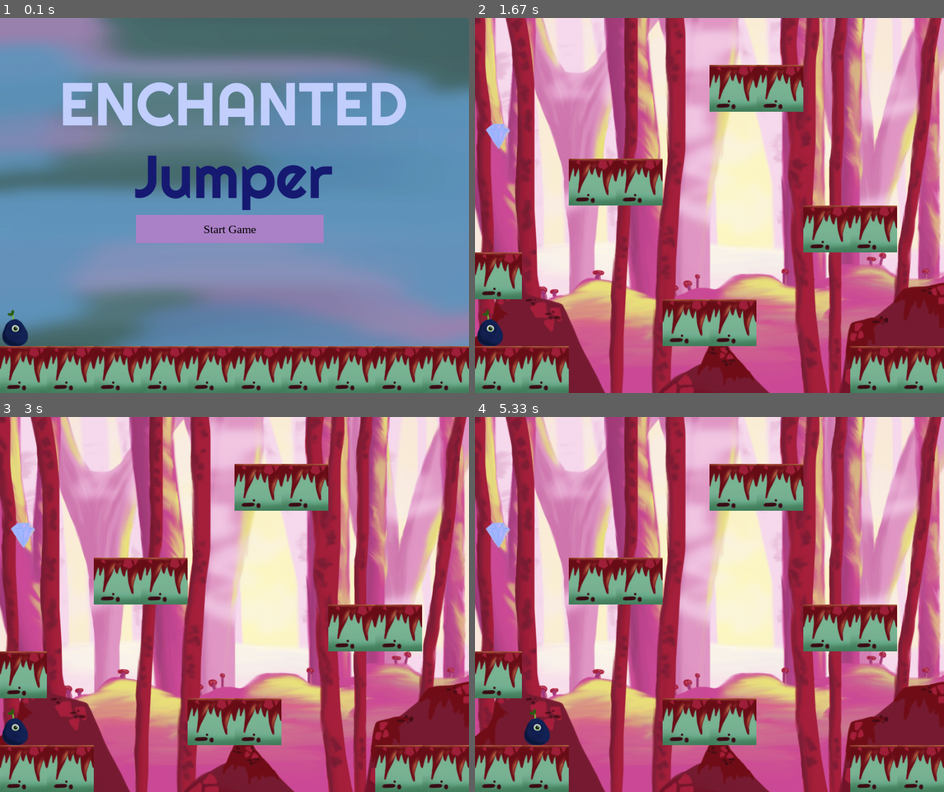
Above: before the commit, frames 1-4 (two rows, left to right).
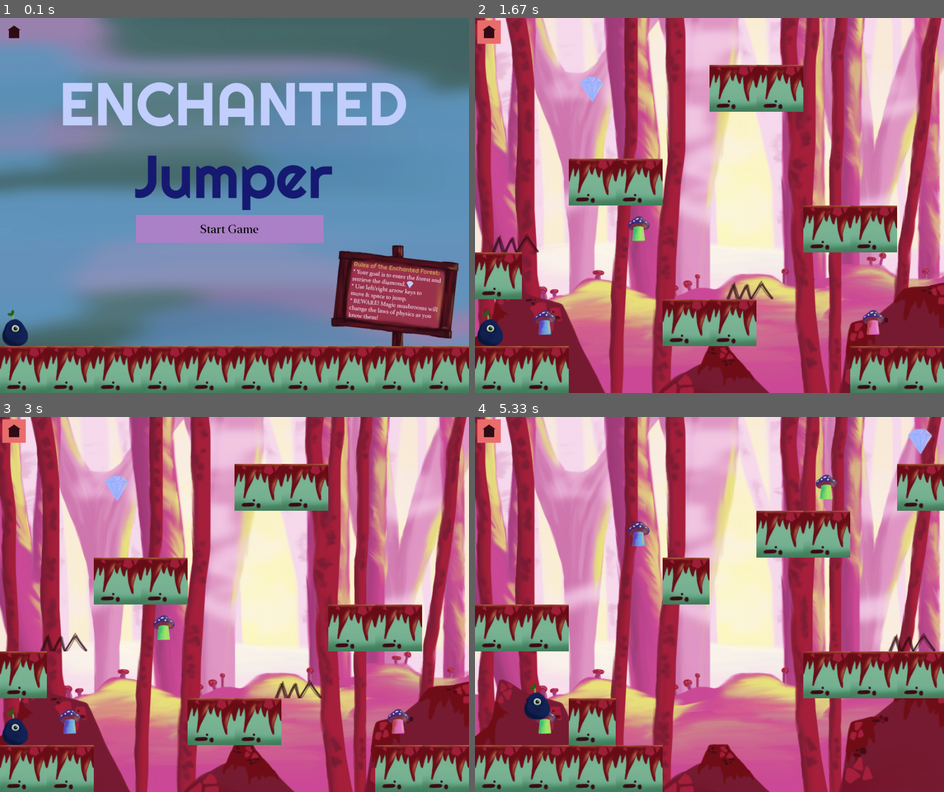
Above: after the commit, the same moments.

Repository: saripagurek/Enchanted-Jumper-Game
Game: pygame game, started from Pygame.py
Same seed, same stepped clock (60 frames per second), same inputs: the game is played once before the commit and once after it.
Inputs (mouse positions are in pixels of both pictures, inside the frame that each line leads up to):
- Up to frame 1 (0.1 s): no input
- Up to frame 2 (1.67 s): tap Space at 0.33, 1.33 s; click "Start Game" at 0.72 s; click "Level Two" at 1.05 s
- Up to frame 3 (3 s): hold Right 1.67-2.13 s; hold Left 2.17-2.63 s
- Up to frame 4 (5.33 s): click (489, 432) at 3.28 s; click (704, 627) at 3.62 s, where only the run after the commit has a clickable "Start Game"; click (709, 563) at 3.95 s, where only the run after the commit has a clickable "Level One"; tap Space at 4.23 s; hold Right from 5 s (still down)

The runs differ from the first frame. In frame 1, 5.5% of the frame differs, in the area x 1-98%, y 1-88%; in frame 2, 1.7%; in frame 3, 1.7%; in frame 4, 30%, in the area x 0-100%, y 0-100%.

Commit message:
gravity/reverse gravity

Diff:
--- a/Pygame.py
+++ b/Pygame.py
@@ -6,6 +6,8 @@
 
 #Set Up
 pygame.init()
+clock = pygame.time.Clock()
+fps = 60
 screenwidth = 1000
 screenheight = 800
 screen=pygame.display.set_mode((screenwidth, screenheight))
@@ -18,32 +20,23 @@
 y = 623 #screenheight - tile_size - player.width
 move_x = 5
 tile_size = 100
-win = 0
-
 
 #Load sprites
 background_one = pygame.image.load("data/background_CURVE2.png")
-home = pygame.image.load("data/home1.png")
+home = pygame.image.load("data/homeFinal1.png")
 menu = pygame.image.load("data/levels1.png")
 lose = pygame.image.load("data/lose1.png")
+win = pygame.image.load("data/win.png")
 
 block_img = pygame.image.load("data/grass_CURVE.png")
 diamond_img = pygame.image.load("data/diamond5.png")
-
-#Functions
-def fail():
-    player.rect.x = 5
-    player.rect.y = 1000
-    screen.blit(lose, (0,0))
-    #menu_button.draw(screen)
-
-def win():
-    pygame.time.wait(300)
-    player.rect.x = 5
-    player.rect.y = 1000
-    screen.blit(lose, (0,0))
-    #menu_button.draw(screen)
-
+shroom1 = pygame.image.load("data/shroom1A.png")
+shroom2 = pygame.image.load("data/shroom2.png")
+shroom3 = pygame.image.load("data/shroom3.png")
+homeButton = pygame.image.load("data/homeButton.png")
+spike = pygame.image.load("data/spike.png")
+
+#Classes
 class Button():
     def __init__(self, color, hover_color, x, y, width, height, text, clicked):
         self.color = color
@@ -55,16 +48,11 @@
         self.default_color = color
         self.hover_color = hover_color
         self.clicked = clicked
-        #self.button_list
-
-        #for button in button_list:
-            #button = (img, img_rect) #store image and image rectangle in variable
-            #self.tile_list.append(button) #Add variable^ to list
 
     def draw(self, screen):
         pygame.draw.rect(screen, self.color, (self.x, self.y, self.width, self.height), 0)
         if self.text != '':
-            font = pygame.font.SysFont('timesnewroman', 25)
+            font = pygame.font.Font("data/NewYork.ttf", 25)
             text = font.render(self.text, 1, (0, 0, 0))
             screen.blit(text, (self.x + (self.width/2 - text.get_width()/2), self.y + (self.height/2 - text.get_height()/2)))
 
@@ -85,6 +73,7 @@
         self.height = self.image.get_height()
         self.move_y = 0
         self.jumped = False
+        self.gravity = 0
 
     def update(self):
         #change delta x/y with arrow keys
@@ -103,10 +92,31 @@
             dx += move_x
 
         #gravity
-        self.move_y += 1
-        if self.move_y > 10:
-            self.move_y = 10
-        dy += self.move_y
+        if self.gravity == 0:
+            self.move_y += 1
+            if self.move_y > 10:
+                self.move_y = 10
+            dy += self.move_y
+        elif self.gravity == 1:
+            self.move_y += 1
+            if self.move_y > 10:
+                self.move_y = 10
+            dy -= self.move_y
+
+            #diamond collision
+        if pygame.sprite.spritecollide(self, state.level.diamond_group, False):
+            state.level = winScreen()
+
+        if pygame.sprite.spritecollide(self, state.level.spike_group, False):
+            state.level = fail()
+
+        #mushrooms
+        if pygame.sprite.spritecollide(self, state.level.shroom1_group, False):
+            self.gravity = 1
+        if pygame.sprite.spritecollide(self, state.level.shroom2_group, False):
+            self.gravity = 0
+        if pygame.sprite.spritecollide(self, state.level.shroom3_group, False):
+            self.gravity = 0
 
         #player collision
         for tile in state.level.tile_list:
@@ -115,17 +125,16 @@
                     dx = 0
             #y collision
             if tile[1].colliderect(self.rect.x, self.rect.y + dy, self.width, self.height):
-                #if collision above (jumping)
-                if self.move_y < 0:
+                player_center = (self.rect.top + self.rect.bottom) / 2
+                block_center = (tile[1].top + tile[1].bottom) / 2
+
+                if player_center > block_center: #player is below block
                     dy = tile[1].bottom - self.rect.top
-                    self.move_y = 0 #don't stick to bottom of blocks
-                #if collision below (falling)
-                elif self.move_y > 0:
+                    self.move_y = 0
+
+                if player_center < block_center:# player is above block
                     dy = tile[1].top - self.rect.bottom
                     self.move_y = 0
-        #diamond collision
-        if pygame.sprite.spritecollide(self, state.level.diamond_group, False):
-            win()
 
         #update player location
         self.rect.x += dx
@@ -133,11 +142,14 @@
 
         #falling off screen
         if self.rect.bottom > screenheight:
-            fail()
+            state.level = fail()
+            print('bottom')
+        if self.rect.top < -100:
+            state.level = fail()
+            print('top')
 
         #draw Player
         screen.blit(self.image, self.rect)#draw player on screen
-        #pygame.draw.rect(screen, (255, 0, 0), self.rect, 2)
 
 class Level():
     def __init__(self, data, image, buttons):
@@ -146,6 +158,10 @@
         self.tile_list = []
         self.buttons = buttons
         self.diamond_group = pygame.sprite.Group()
+        self.shroom1_group = pygame.sprite.Group()
+        self.shroom2_group = pygame.sprite.Group()
+        self.shroom3_group = pygame.sprite.Group()
+        self.spike_group = pygame.sprite.Group()
 
         rowNum = 0 #Count which row
         for row in data:
@@ -158,20 +174,38 @@
                      img_rect.y = rowNum * tile_size
                      tile = (img, img_rect, type) #store image and image rectangle in variable
                      self.tile_list.append(tile) #Add variable^ to list
-                if tile == 2: #for each 1 in level_data, load block img
+                if tile == 2: #for each 1 in level_data, load diamond img
                      diamond = Diamond(columnNum * tile_size, rowNum * tile_size)
                      self.diamond_group.add(diamond)
+                if tile == 3: #for each 1 in level_data, load green mushroom img
+                     shroom1 = Shroom1(columnNum * tile_size, rowNum * tile_size)
+                     self.shroom1_group.add(shroom1)
+                if tile == 4: #for each 1 in level_data, load blue mushroom img
+                     shroom2 = Shroom2(columnNum * tile_size, rowNum * tile_size)
+                     self.shroom2_group.add(shroom2)
+                if tile == 5: #for each 1 in level_data, load pink mushroom img
+                     shroom3 = Shroom3(columnNum * tile_size, rowNum * tile_size)
+                     self.shroom3_group.add(shroom3)
+                if tile == 6: #for each 1 in level_data, load spike img
+                     spike = Spike(columnNum * tile_size, rowNum * tile_size)
+                     self.spike_group.add(spike)
                 columnNum += 1 #increase row & column by one (loop)
             rowNum += 1
     def draw(self):
         screen.blit(self.image, (0,0))
         self.diamond_group.draw(screen)
+        self.shroom1_group.draw(screen)
+        self.shroom2_group.draw(screen)
+        self.shroom3_group.draw(screen)
+
+        self.spike_group.update()
+        self.spike_group.draw(screen)
+
         for button in self.buttons:
             button.draw(screen)
 
         for tile in self.tile_list:
             screen.blit(tile[0], tile[1])
-            #pygame.draw.rect(screen, (255, 0, 0), tile[1], 2)
 
 class Diamond(pygame.sprite.Sprite):
     def __init__(self, x, y):
@@ -181,6 +215,47 @@
         self.rect.x = x
         self.rect.y = y
 
+class Shroom1(pygame.sprite.Sprite):
+    def __init__(self, x, y):
+        pygame.sprite.Sprite.__init__(self)
+        self.image = shroom1
+        self.rect = self.image.get_rect()
+        self.rect.x = x
+        self.rect.y = y
+
+class Shroom2(pygame.sprite.Sprite):
+    def __init__(self, x, y):
+        pygame.sprite.Sprite.__init__(self)
+        self.image = shroom2
+        self.rect = self.image.get_rect()
+        self.rect.x = x
+        self.rect.y = y
+
+class Shroom3(pygame.sprite.Sprite):
+    def __init__(self, x, y):
+        pygame.sprite.Sprite.__init__(self)
+        self.image = shroom3
+        self.rect = self.image.get_rect()
+        self.rect.x = x
+        self.rect.y = y
+
+class Spike(pygame.sprite.Sprite):
+    def __init__(self, x, y):
+        pygame.sprite.Sprite.__init__(self)
+        self.image = spike
+        self.rect = self.image.get_rect()
+        self.rect.x = x
+        self.rect.y = y
+        self.move_direction = 1
+        self.move_counter = 0
+
+    def update(self):
+        self.rect.x += self.move_direction
+        self.move_counter += 1
+        if abs(self.move_counter) > 100:
+            self.move_direction *= -1
+            self.move_counter *= -1
+
 class State():
     def __init__(self, level):
         self.level = level
@@ -192,12 +267,12 @@
 #Level data, where platform blocks are located
 level_data = [
 [0, 0, 0, 0, 0, 0, 0, 0, 0, 2],
-[0, 0, 0, 0, 0, 0, 0, 0, 0, 1],
-[0, 0, 0, 0, 0, 0, 1, 1, 0, 0],
+[0, 0, 0, 0, 0, 0, 0, 3, 0, 1],
+[0, 0, 0, 5, 0, 0, 1, 1, 0, 0],
 [0, 0, 0, 0, 1, 0, 0, 0, 0, 0],
-[1, 1, 0, 0, 0, 0, 0, 0, 0, 0],
+[1, 1, 0, 0, 0, 0, 0, 0, 6, 0],
 [0, 0, 0, 0, 0, 0, 0, 1, 1, 1],
-[0, 0, 1, 0, 0, 0, 0, 0, 0, 0],
+[0, 3, 1, 0, 0, 0, 0, 0, 0, 0],
 [1, 1, 1, 1, 0, 0, 0, 0, 0, 0],
 ]
 
@@ -223,106 +298,136 @@
 [1, 1, 1, 1, 1, 1, 1, 1, 1, 1],
 ]
 
+win_data = [
+[0, 0, 0, 0, 0, 0, 0, 0, 0, 0],
+[0, 0, 0, 0, 0, 0, 0, 0, 0, 0],
+[0, 0, 0, 0, 0, 0, 0, 0, 0, 0],
+[0, 0, 0, 0, 0, 0, 0, 0, 0, 0],
+[0, 0, 0, 0, 0, 0, 0, 0, 0, 0],
+[0, 0, 0, 0, 0, 0, 0, 0, 0, 0],
+[2, 2, 2, 2, 2, 2, 2, 2, 2, 2],
+[1, 1, 1, 1, 1, 1, 1, 1, 1, 1],
+]
+
 level2_data = [
 [0, 0, 0, 0, 0, 0, 0, 0, 0, 0],
-[0, 0, 0, 0, 0, 1, 1, 0, 0, 0],
-[2, 0, 0, 0, 0, 0, 0, 0, 0, 0],
+[0, 0, 2, 0, 0, 1, 1, 0, 0, 0],
+[0, 0, 0, 0, 0, 0, 0, 0, 0, 0],
 [0, 0, 1, 1, 0, 0, 0, 0, 0, 0],
-[0, 0, 0, 0, 0, 0, 0, 1, 1, 0],
-[1, 0, 0, 0, 0, 0, 0, 0, 0, 0],
-[0, 0, 0, 0, 1, 1, 0, 0, 0, 0],
+[6, 0, 0, 3, 0, 0, 0, 1, 1, 0],
+[1, 0, 0, 0, 0, 6, 0, 0, 0, 0],
+[0, 5, 0, 0, 1, 1, 0, 0, 4, 0],
 [1, 1, 0, 0, 0, 0, 0, 0, 1, 1],
 ]
 
 level3_data = [
 [0, 0, 0, 0, 0, 0, 0, 0, 0, 0],
-[0, 0, 0, 0, 0, 0, 0, 0, 0, 0],
-[0, 0, 0, 0, 0, 0, 0, 0, 1, 0],
-[1, 0, 0, 0, 0, 0, 0, 0, 0, 0],
-[0, 0, 0, 1, 0, 0, 0, 0, 0, 0],
-[0, 0, 0, 0, 0, 0, 0, 0, 2, 0],
+[0, 1, 0, 0, 0, 0, 0, 0, 5, 0],
+[0, 0, 0, 0, 4, 0, 0, 0, 1, 1],
+[1, 0, 0, 0, 6, 0, 0, 0, 3, 0],
+[0, 0, 0, 1, 1, 1, 0, 1, 0, 0],
+[0, 0, 3, 0, 0, 0, 1, 0, 2, 0],
 [0, 0, 0, 0, 0, 0, 1, 0, 0, 0],
 [1, 0, 0, 0, 0, 0, 0, 0, 0, 0],
 ]
 
 level4_data = [
 [0, 0, 0, 0, 0, 0, 0, 0, 0, 0],
-[0, 0, 0, 1, 1, 1, 0, 0, 0, 0],
-[0, 0, 0, 0, 0, 0, 0, 0, 0, 0],
+[5, 0, 0, 1, 1, 1, 0, 0, 0, 0],
+[0, 4, 6, 0, 0, 0, 0, 0, 0, 0],
 [0, 1, 1, 1, 0, 0, 1, 1, 0, 0],
-[0, 0, 0, 1, 0, 0, 1, 2, 0, 0],
+[0, 3, 0, 1, 0, 0, 1, 2, 0, 0],
 [1, 1, 0, 0, 0, 0, 1, 1, 0, 0],
-[0, 0, 0, 0, 0, 0, 0, 0, 0, 0],
-[1, 0, 0, 0, 0, 0, 0, 0, 0, 0],
-]
-
-#display = home_data
-#display = Display(home_data) ###
+[0, 0, 0, 0, 0, 6, 0, 0, 0, 0],
+[1, 0, 0, 0, 0, 0, 0, 0, 3, 0],
+]
+
+blank_data = [
+[0, 0, 0, 0, 0, 0, 0, 0, 0, 0],
+[0, 0, 0, 0, 0, 0, 0, 0, 0, 0],
+[0, 0, 0, 0, 0, 0, 0, 0, 0, 0],
+[0, 0, 0, 0, 0, 0, 0, 0, 0, 0],
+[0, 0, 0, 0, 0, 0, 0, 0, 0, 0],
+[0, 0, 0, 0, 0, 0, 0, 0, 0, 0],
+[0, 0, 0, 0, 0, 0, 0, 0, 0, 0],
+[0, 0, 0, 0, 0, 0, 0, 0, 0, 0],
+]
+
 player = Player(x, y)
-#diamond_group = pygame.sprite.Group()
-#level = Level(home_data, home)
-#start_button = Button((173, 131, 201), 290, 420, 400, 60, 'Start Game')
-#home_button = Button((173, 131, 201), 20, 20, 60, 60, 'Home')
-#menu_button = Button((173, 131, 201), 290, 420, 400, 60, 'Levels Menu')
-#level1_button = Button((173, 131, 201), 300, 280, 400, 60, 'Level One')
-#level2_button = Button((236, 111, 111), 300, 380, 400, 60, 'Level Two')
-#level3_button = Button((159, 236, 105), 300, 480, 400, 60, 'Level Three')
-#level4_button = Button((149, 218, 197), 300, 580, 400, 60, 'Level Four')
-
-#button = [
-#(start_button),
-#(menu_button),
-#(level1_button),
-#(level2_button),
-#(level3_button),
-#(level4_button),
-#]
-
 
 def homeScreen():
+    player.gravity = 0
+    player.rect.x = x
+    player.rect.y = y
     return Level(home_data, home, [
         Button((173, 131, 201), (146, 106, 173), 290, 420, 400, 60, 'Start Game', lambda state: (state.set_level(menuScreen()), print('clicked')))
     ])
+def fail():
+    player.gravity = 0
+    player.rect.x = 5
+    player.rect.y = 1000
+    return Level(blank_data, lose, [
+        Button((173, 131, 201), (146, 106, 173), 290, 420, 400, 60, 'Levels Menu', lambda state: (state.set_level(menuScreen()), print('clicked'))),
+        Button((236, 111, 111), (210, 82, 82), 5, 5, 50, 50, '', lambda state: (state.set_level(homeScreen()))),
+    ])
+
+def winScreen():
+    player.gravity = 0
+    return Level(win_data, win, [
+        Button((173, 131, 201), (146, 106, 173), 290, 420, 400, 60, 'Levels Menu', lambda state: (state.set_level(menuScreen()), print('clicked'))),
+        Button((236, 111, 111), (210, 82, 82), 5, 5, 50, 50, '', lambda state: (state.set_level(homeScreen()))),
+    ])
 def menuScreen():
-    global level
-    player.rect.x = x
-    player.rect.y = y
-    print('menu')
+    player.rect.x = x
+    player.rect.y = y
+    player.gravity = 0
+    screen.blit(homeButton, (5, 100))
     return Level(menu_data, menu, [
-        #Button((173, 131, 201), (146, 106, 173), 290, 420, 400, 60, 'Levels Menu', lambda: (level := menuScreen())),
         Button((173, 131, 201), (146, 106, 173), 300, 280, 400, 60, 'Level One', lambda state: (state.set_level(levelOne()))),
         Button((236, 111, 111), (210, 82, 82), 300, 380, 400, 60, 'Level Two', lambda state: (state.set_level(levelTwo()))),
         Button((159, 236, 105), (115, 187, 65), 300, 480, 400, 60, 'Level Three', lambda state: (state.set_level(levelThree()))),
         Button((149, 218, 197), (92, 185, 157), 300, 580, 400, 60, 'Level Four', lambda state: (state.set_level(levelFour()))),
+        Button((236, 111, 111), (210, 82, 82), 5, 5, 50, 50, '', lambda state: (state.set_level(homeScreen()))),
     ])
 def levelOne():
     player.rect.x = x
     player.rect.y = y
-    return Level(level_data, background_one, [])
+    player.gravity = 0
+    return Level(level_data, background_one, [
+    Button((236, 111, 111), (210, 82, 82), 5, 5, 50, 50, '', lambda state: (state.set_level(homeScreen()))),
+    ])
 def levelTwo():
     player.rect.x = x
     player.rect.y = y
-    return Level(level2_data, background_one, [])
+    player.gravity = 0
+    return Level(level2_data, background_one, [
+    Button((236, 111, 111), (210, 82, 82), 5, 5, 50, 50, '', lambda state: (state.set_level(homeScreen()))),
+    ])
 def levelThree():
     player.rect.x = x
     player.rect.y = y
-    return Level(level3_data, background_one, [])
+    player.gravity = 0
+    return Level(level3_data, background_one, [
+    Button((236, 111, 111), (210, 82, 82), 5, 5, 50, 50, '', lambda state: (state.set_level(homeScreen()))),
+    ])
 def levelFour():
     player.rect.x = x
     player.rect.y = y
-    return Level(level4_data, background_one, [])
+    player.gravity = 0
+    return Level(level4_data, background_one, [
+    Button((236, 111, 111), (210, 82, 82), 5, 5, 50, 50, '', lambda state: (state.set_level(homeScreen()))),
+    ])
 
 state = State(homeScreen())
 #Infinite loop
 while 1:
+    clock.tick(fps)
     #clear the screen before drawing it again
     screen.fill(0)
     state.level.draw()
+    screen.blit(homeButton, (5, 5))
     #update the screen
     player.update()
-    #level.diamond_group.draw(screen)
-
-    #display.update()
     pygame.display.update()
     #loop through the events
     for event in pygame.event.get():
Binary file added: data/NewYork.ttf
Binary file added: data/homeButton.png
Binary file added: data/homeFinal.png
Binary file added: data/homeFinal1.png
Binary file added: data/shroom1.png
Binary file added: data/shroom1A.png
Binary file added: data/shroom2.png
Binary file added: data/shroom3.png
Binary file added: data/shroomtest.png
Binary file added: data/shroomtest2.png
Binary file added: data/shroomtest3.png
Binary file added: data/signTest.png
(and 8 more such lines)
